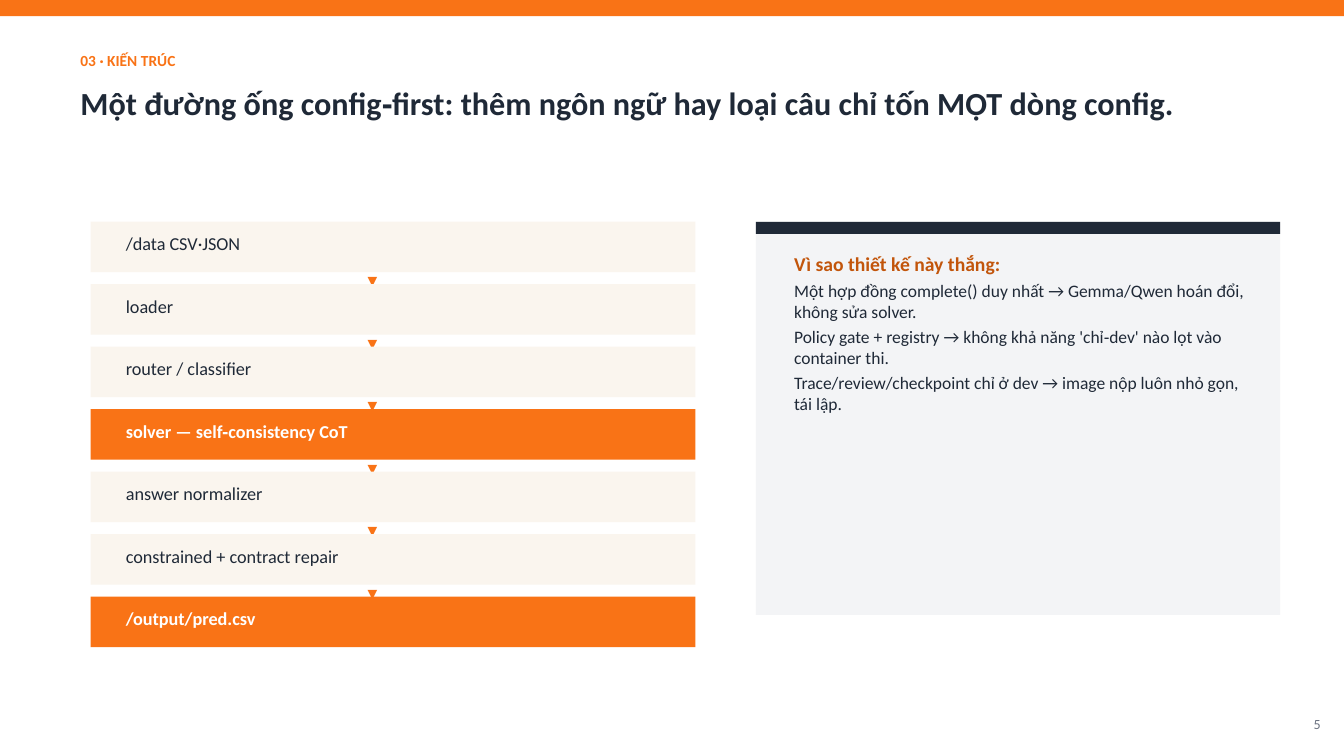
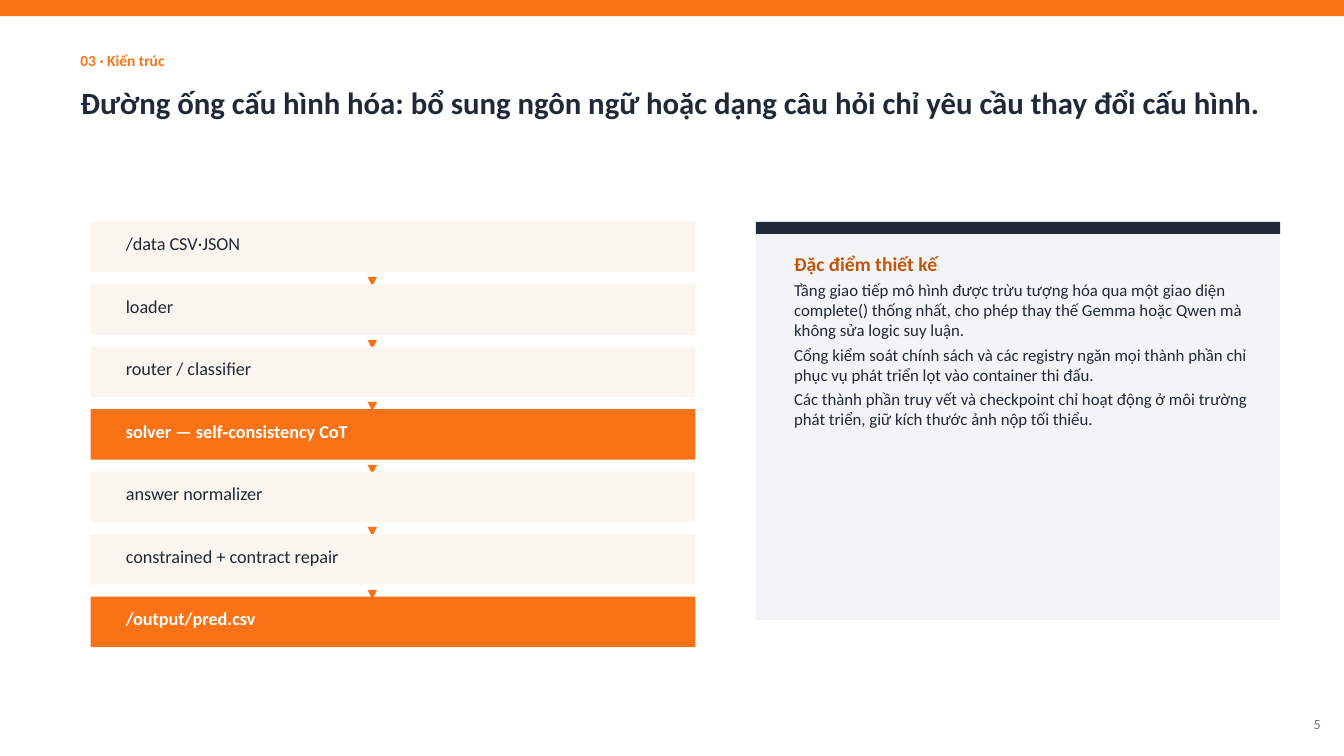
Before and after one commit to meiiie/bang_c, a slide deck: slide 5 of docs/Neko-Core-Thuyet-minh-phuong-phap.pptx. Drawn at 1344x756 pixels with LibreOffice and Linux fonts; fonts in the diff are those of the drawing. Boxes give left, top, right and bottom in pixels: in the first picture for what was removed or moved away, otherwise in the second. Text is boxed around its words. In the diff, an @@ line names an element or a change of style, - is before the commit and + after.

```diff
--- a/docs/Neko-Core-Thuyet-minh-phuong-phap.pptx
+++ b/docs/Neko-Core-Thuyet-minh-phuong-phap.pptx
@@ text at <box>80,54,165,66</box>: text changed @@
-03 · KIẾN TRÚC
+03 · Kiến trúc
@@ text at <box>80,90,1259,120</box>: text changed; size 23 to 22 pt @@
-Một đường ống config‑first: thêm ngôn ngữ hay loại câu chỉ tốn MỘT dòng config.
+Đường ống cấu hình hóa: bổ sung ngôn ngữ hoặc dạng câu hỏi chỉ yêu cầu thay đổi cấu hình.
@@ rectangle: place and size @@
-rectangle at <box>756,222,1280,615</box>
+rectangle at <box>756,222,1280,620</box>
@@ text at <box>794,255,1247,428</box>: text changed; size 12.5 to 12 pt @@
-Vì sao thiết kế này thắng:
-Một hợp đồng complete() duy nhất → Gemma/Qwen hoán đổi, không sửa solver.
-Policy gate + registry → không khả năng 'chỉ‑dev' nào lọt vào container thi.
-Trace/review/checkpoint chỉ ở dev → image nộp luôn nhỏ gọn, tái lập.
+Đặc điểm thiết kế
+Tầng giao tiếp mô hình được trừu tượng hóa qua một giao diện complete() thống nhất, cho phép thay thế Gemma hoặc Qwen mà không sửa logic suy luận.
+Cổng kiểm soát chính sách và các registry ngăn mọi thành phần chỉ phục vụ phát triển lọt vào container thi đấu.
+Các thành phần truy vết và checkpoint chỉ hoạt động ở môi trường phát triển, giữ kích thước ảnh nộp tối thiểu.
```
Also in this commit, not shown: 12 other slides changed, 1 other file.
